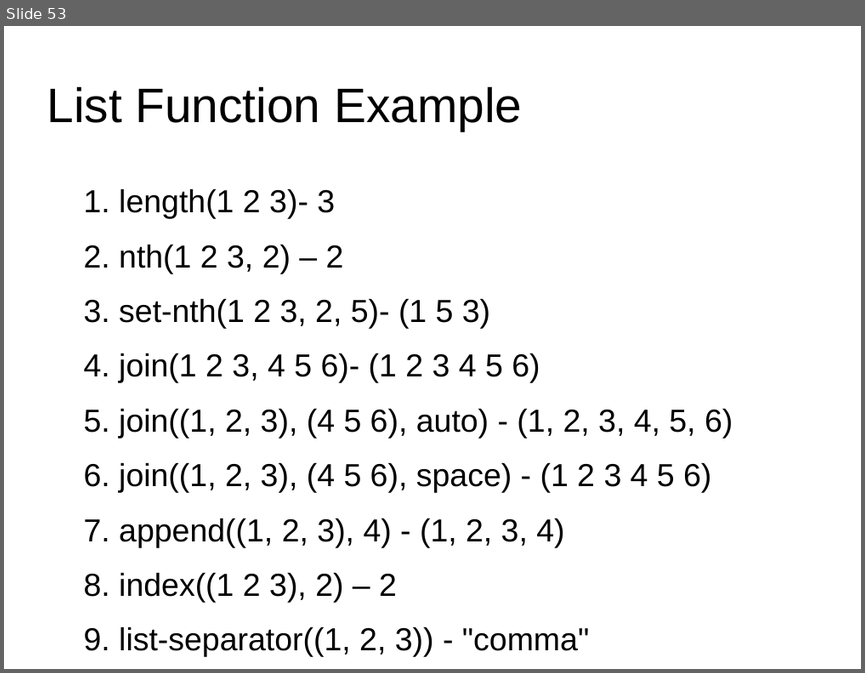
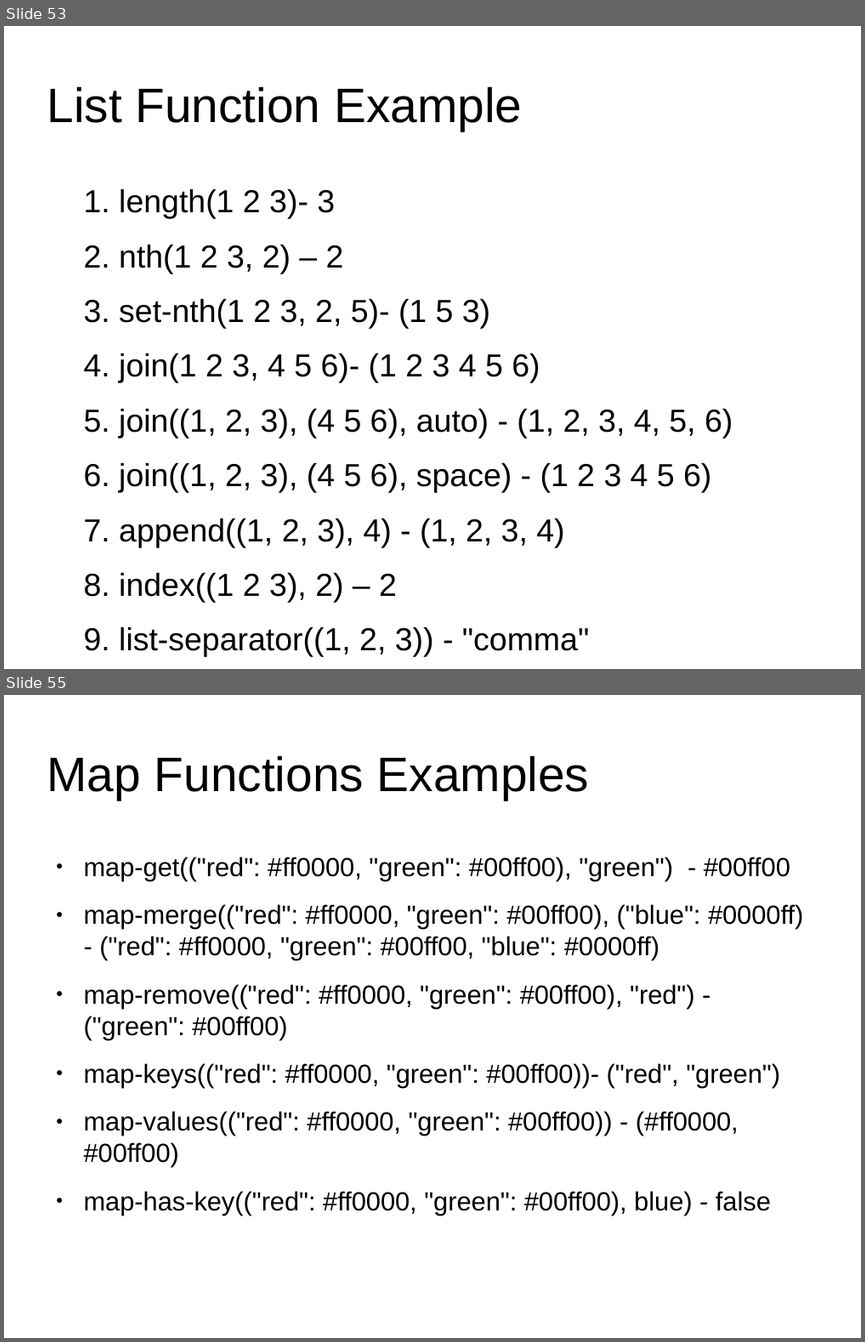
Before and after one commit to anumsh/SASS-Basics, a slide deck: SASS_basics.odp. Shown one above the other, each under a label of ours: slide 53 before the commit, slides 53 and 55 after it; the slides between them are not shown. The pictures are 865x673 and 865x1342 pixels, drawn with LibreOffice and Linux fonts; fonts in the diff are those of the drawing; background and template pictures are left out. Boxes give left, top, right and bottom in pixels: in the first picture for what was removed or moved away, otherwise in the second. Text is boxed around its words. In the diff, an @@ line names an element or a change of style, - is before the commit and + after.

Commit message:
feat: Map Functions

```diff
--- a/SASS_basics.odp
+++ b/SASS_basics.odp
@@ slide 55 added at (4,695,861,1338), background #FFFFFF @@
@@ title added at (46,755,590,800), 44.8 pt, text #000000 @@
+Map Functions Examples
@@ text added at (84,857,803,1214), 24.3 pt, text #000000 @@
+● map-get(("red": #ff0000, "green": #00ff00), "green") - #00ff00
+● map-merge(("red": #ff0000, "green": #00ff00), ("blue": #0000ff) - ("red": #ff0000, "green": #00ff00, "blue": #0000ff)
+● map-remove(("red": #ff0000, "green": #00ff00), "red") - ("green": #00ff00)
+● map-keys(("red": #ff0000, "green": #00ff00))- ("red", "green")
+● map-values(("red": #ff0000, "green": #00ff00)) - (#ff0000, #00ff00)
+● map-has-key(("red": #ff0000, "green": #00ff00), blue) - false
```
Also in this commit, not shown: 1 other slide added.
